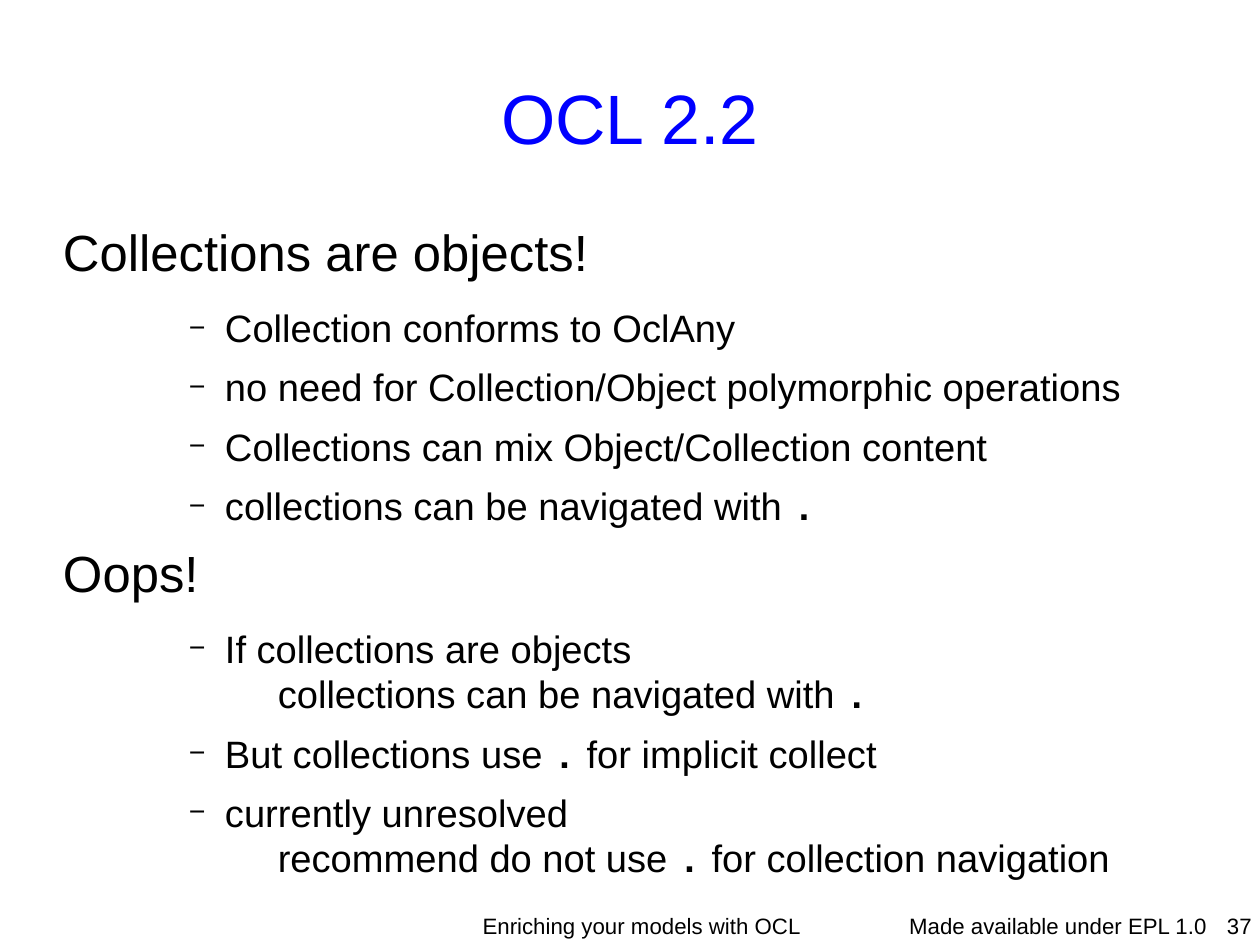
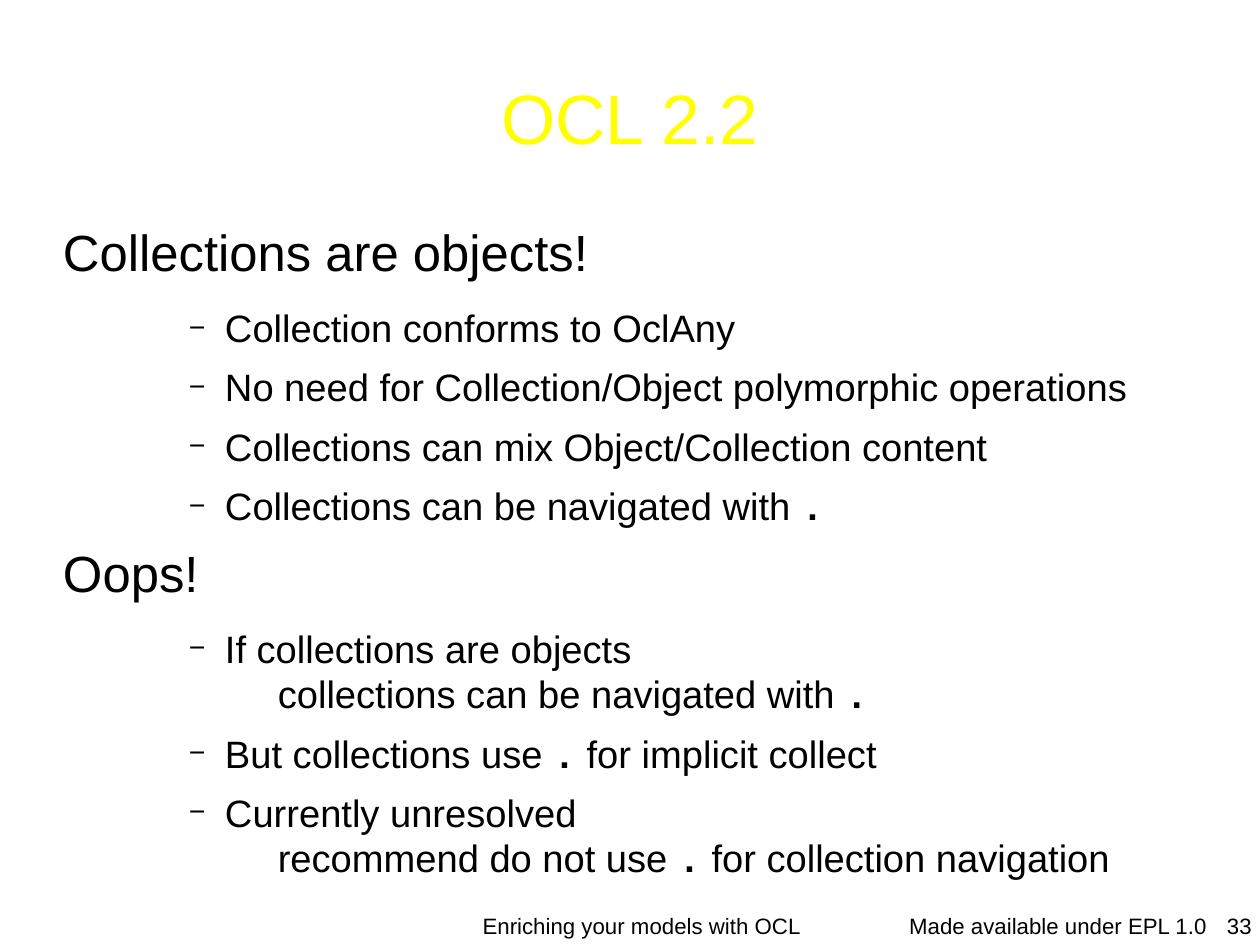
Before and after one commit to eclipse-ocl/ocl-website, a slide deck: slide 33 of ocl/docs/publications/ESE2010LongTalk/EnrichingWithOCL.odp (slide 37 before the commit). Drawn at 1260x945 pixels with LibreOffice and Linux fonts; fonts in the diff are those of the drawing; background and template pictures are left out. Boxes give left, top, right and bottom in pixels: in the first picture for what was removed or moved away, otherwise in the second. Text is boxed around its words. In the diff, an @@ line names an element or a change of style, - is before the commit and + after.

```diff
--- a/ocl/docs/publications/ESE2010LongTalk/EnrichingWithOCL.odp
+++ b/ocl/docs/publications/ESE2010LongTalk/EnrichingWithOCL.odp
@@ title "OCL 2.2" at [501,95,758,145]: text colour #0000FF to #FFFF00 @@
@@ text at [225,373,1127,409]: text changed @@
-    − no need for Collection/Object polymorphic operations
+    − No need for Collection/Object polymorphic operations
@@ text at [225,492,791,528]: text changed @@
-    − collections can be navigated with .
+    − Collections can be navigated with .
@@ text at [225,799,1110,880]: text changed @@
-    − currently unresolved
-      recommend do not use . for collection navigation
+    − Currently unresolved
+      recommend do not use . for collection navigation
@@ page number at [1227,918,1252,935]: text changed @@
-37
+33
```
Also in this commit, not shown: 15 other slides changed.
